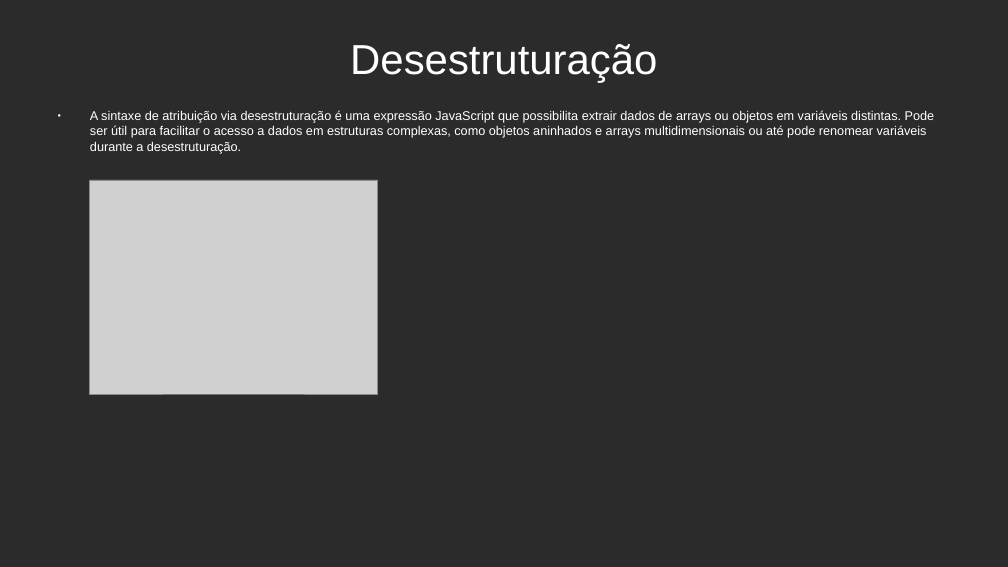
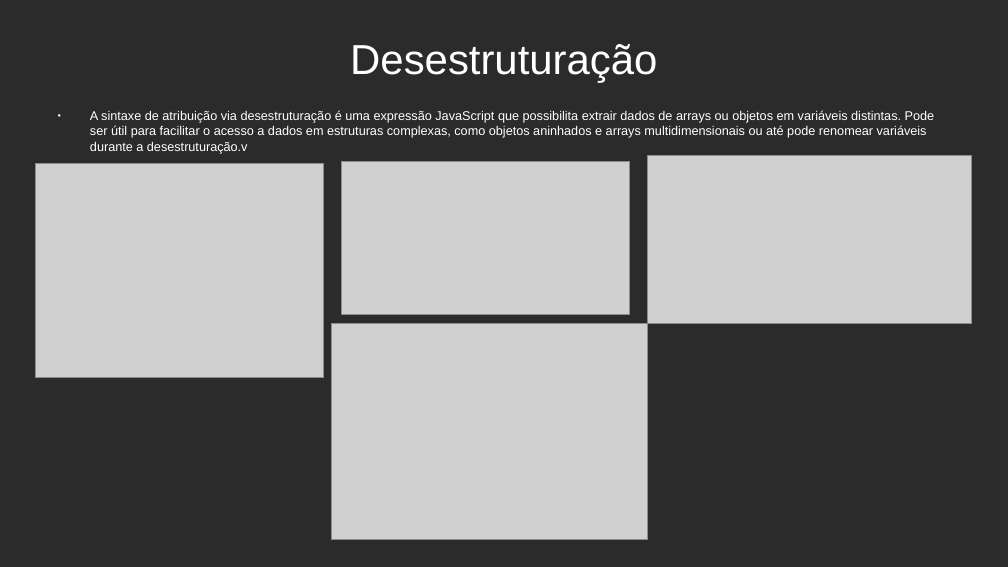
Before and after one commit to Fabio815/JavaScript, a slide deck: slide 3 of Semana6/Sem título 1.odp. Drawn at 1008x567 pixels with LibreOffice and Linux fonts; fonts in the diff are those of the drawing; grey boxes stand for pictures; background and template pictures are left out; a plain dark background stands for a picture behind light text. Boxes give left, top, right and bottom in pixels: in the first picture for what was removed or moved away, otherwise in the second. Text is boxed around its words. In the diff, an @@ line names an element or a change of style, - is before the commit and + after.

Commit message:
Slides

```diff
--- a/Semana6/Sem título 1.odp
+++ b/Semana6/Sem título 1.odp
@@ text at (90, 110, 935, 154): text changed @@
-● A sintaxe de atribuição via desestruturação é uma expressão JavaScript que possibilita extrair dados de arrays ou objetos em variáveis distintas. Pode ser útil para facilitar o acesso a dados em estruturas complexas, como objetos aninhados e arrays multidimensionais ou até pode renomear variáveis durante a desestruturação.
+● A sintaxe de atribuição via desestruturação é uma expressão JavaScript que possibilita extrair dados de arrays ou objetos em variáveis distintas. Pode ser útil para facilitar o acesso a dados em estruturas complexas, como objetos aninhados e arrays multidimensionais ou até pode renomear variáveis durante a desestruturação.v
@@ picture: place and size @@
-picture at (90, 180, 378, 394)
+picture at (36, 164, 324, 378)
@@ picture added at (342, 162, 630, 314) @@
@@ picture added at (648, 155, 972, 324) @@
@@ picture added at (331, 324, 648, 539) @@
```
Also in this commit, not shown: 3 slides added, 5 other files.
